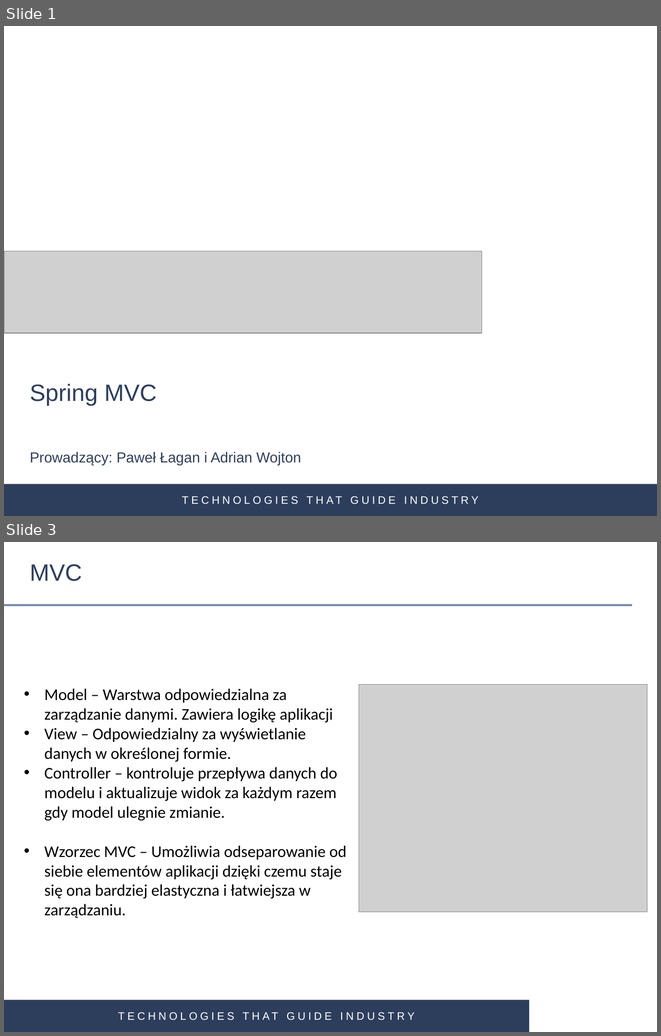
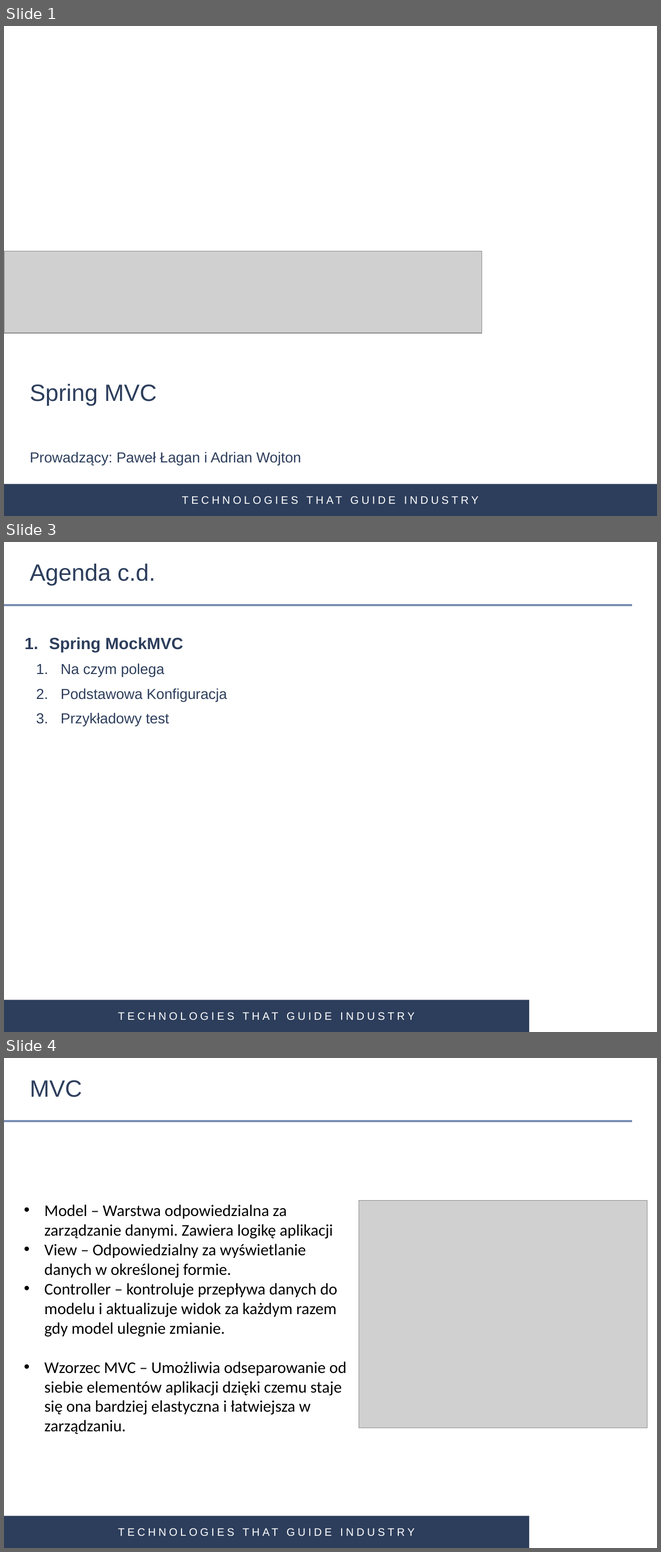
Before and after one commit to gardian91/SPRING_MVC-PSK, a slide deck: Spring MVC.pptx. Shown one above the other, each under a label of ours: slides 1 and 3 before the commit, slides 1, 3 and 4 after it; the slides between them are not shown. The pictures are 661x1036 and 661x1552 pixels, drawn with LibreOffice and Linux fonts; fonts in the diff are those of the drawing; grey boxes stand for pictures; background and template pictures are left out. Boxes give left, top, right and bottom in pixels: in the first picture for what was removed or moved away, otherwise in the second. Text is boxed around its words. In the diff, an @@ line names an element or a change of style, - is before the commit and + after.

```diff
--- a/Spring MVC.pptx
+++ b/Spring MVC.pptx
@@ slide 3 added at <box>4,542,657,1032</box>, background #FFFFFF; not listed: 3 template elements that a slide beside it also shows @@
@@ title added at <box>30,563,156,585</box>, 26 pt, text #2D3E5C @@
+Agenda c.d.
@@ text added at <box>49,637,227,726</box>, 16 pt, text #2D3E5C @@
+1. Spring MockMVC
+  1. Na czym polega
+  2. Podstawowa Konfiguracja
+  3. Przykładowy test
@@ what was slide 3 is now slide 4 @@
```
Also in this commit, not shown: 5 slides changed, 11 other slides added, 1 slide removed, 12 other files.
